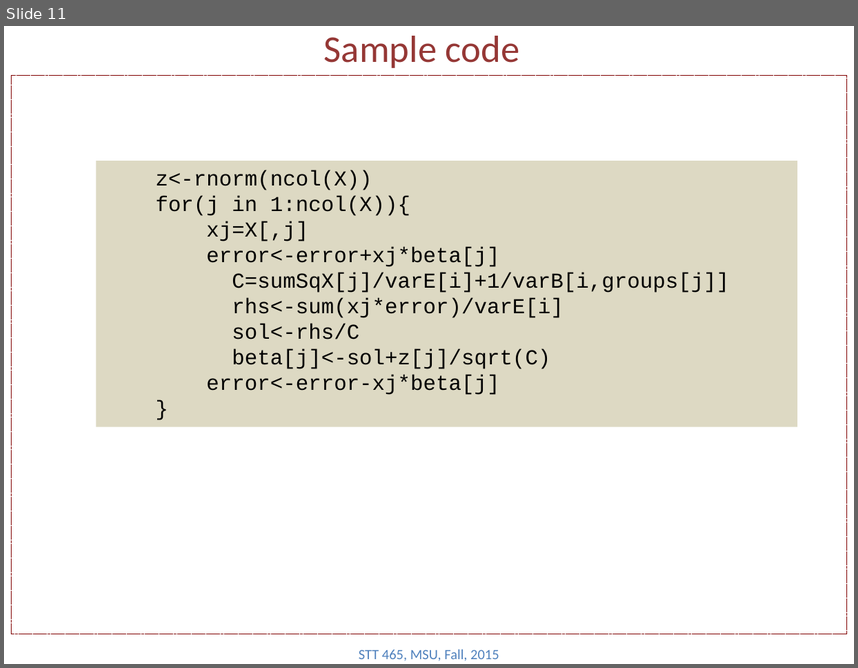
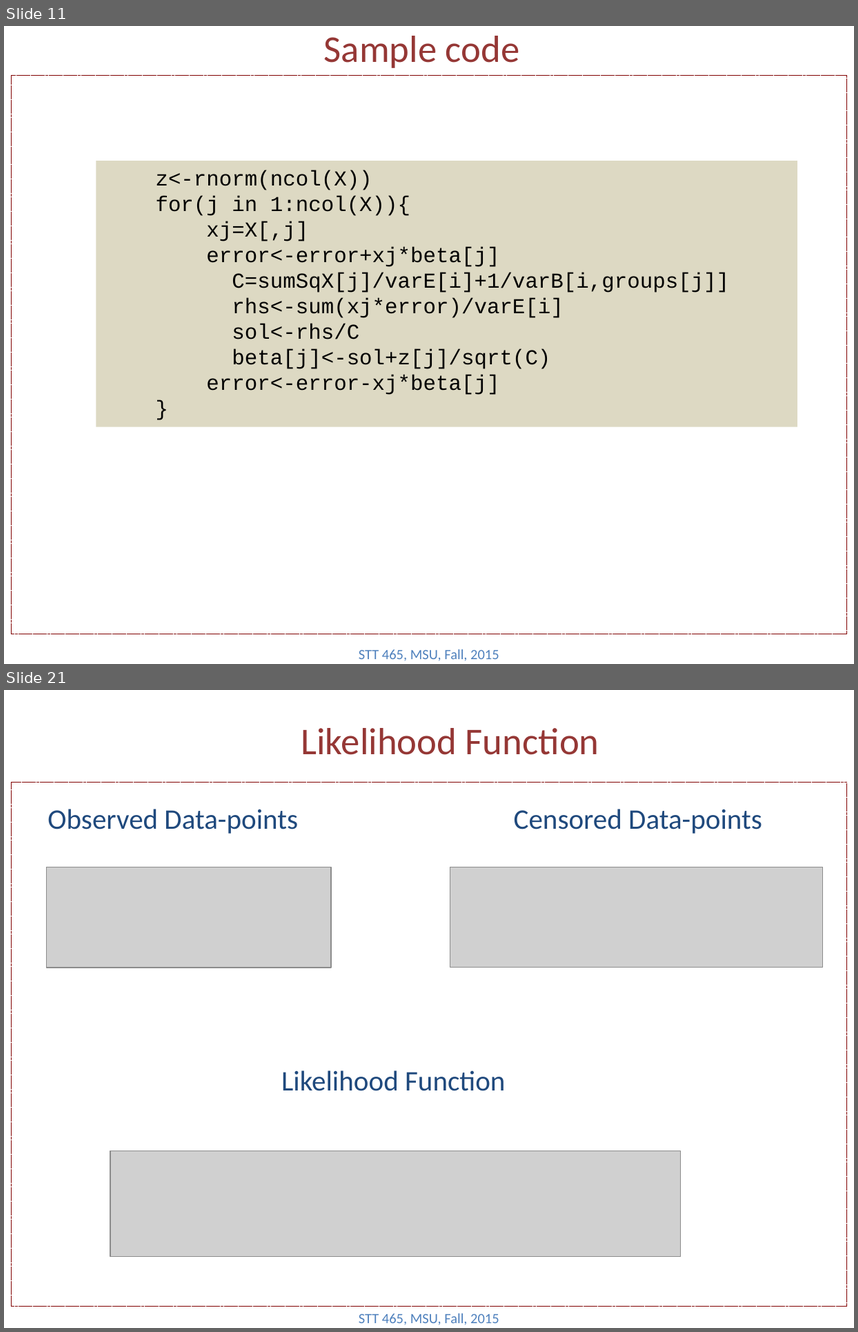
Before and after one commit to Boukos/STT465, a slide deck: STT465_13.pptx. Shown one above the other, each under a label of ours: slide 11 before the commit, slides 11 and 21 after it; the slides between them are not shown. The pictures are 858x668 and 858x1332 pixels, drawn with LibreOffice and Linux fonts; fonts in the diff are those of the drawing; grey boxes stand for pictures. Boxes give left, top, right and bottom in pixels: in the first picture for what was removed or moved away, otherwise in the second. Text is boxed around its words. In the diff, an @@ line names an element or a change of style, - is before the commit and + after.

```diff
--- a/STT465_13.pptx
+++ b/STT465_13.pptx
@@ slide 21 added at (4,690,854,1328), background #FFFFFF @@
@@ title added at (301,728,599,755), 32 pt, text #953735 @@
+Likelihood Function
@@ rectangle added at (11,782,846,1305), outline #800000 0.75 pt dashed @@
@@ text added at (47,809,298,834), 24 pt, text #1F497D @@
+Observed Data-points
@@ text added at (514,809,762,834), 24 pt, text #1F497D @@
+Censored Data-points
@@ picture added at (47,867,331,967) @@
@@ picture added at (450,867,822,967) @@
@@ text added at (281,1070,505,1091), 24 pt, text #1F497D @@
+Likelihood Function
@@ picture added at (110,1151,681,1257) @@
@@ text added at (359,1312,499,1325), 12 pt, text #4F81BD @@
+STT 465, MSU, Fall, 2015
```
Also in this commit, not shown: 2 slides changed, 9 other slides added, 1 slide removed.
